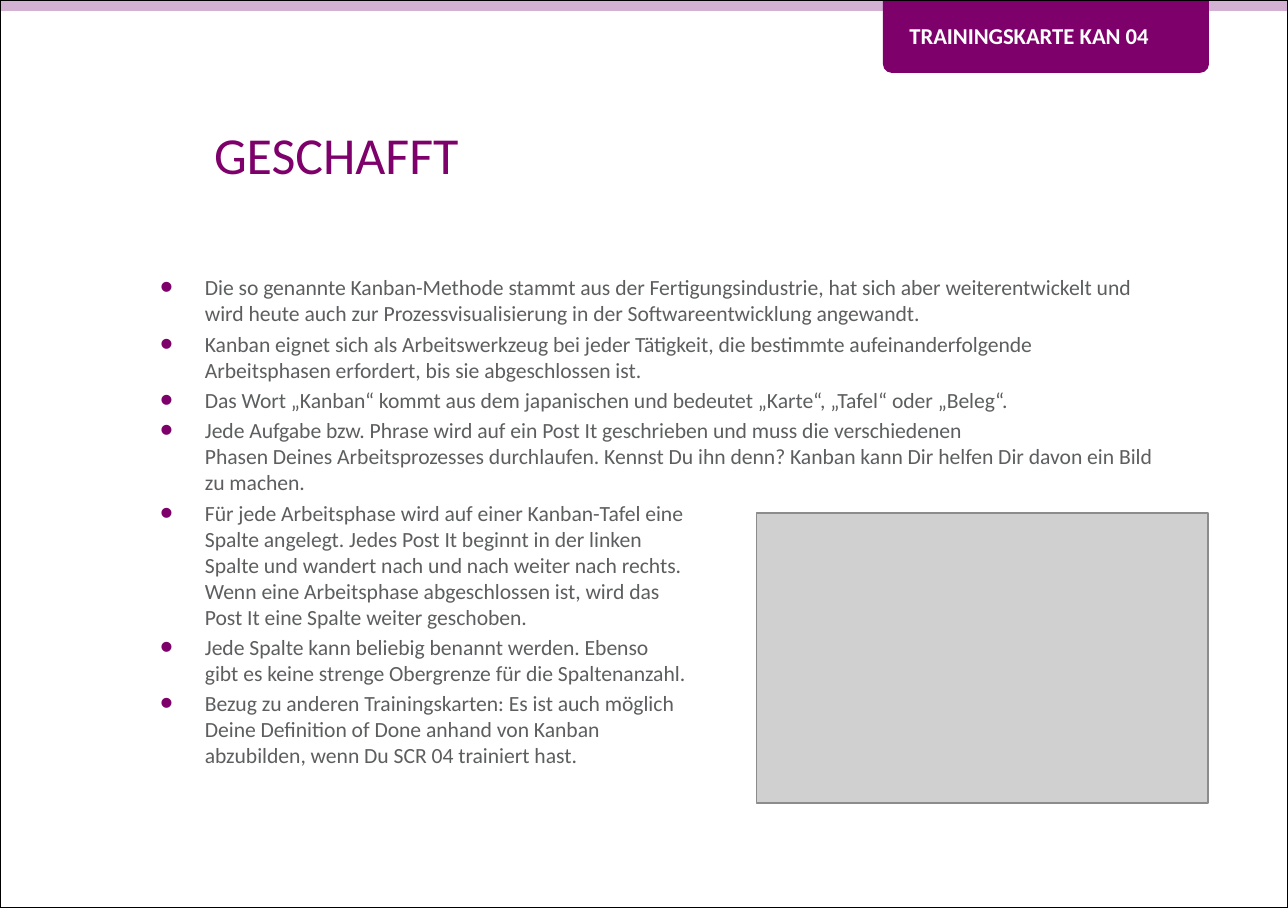
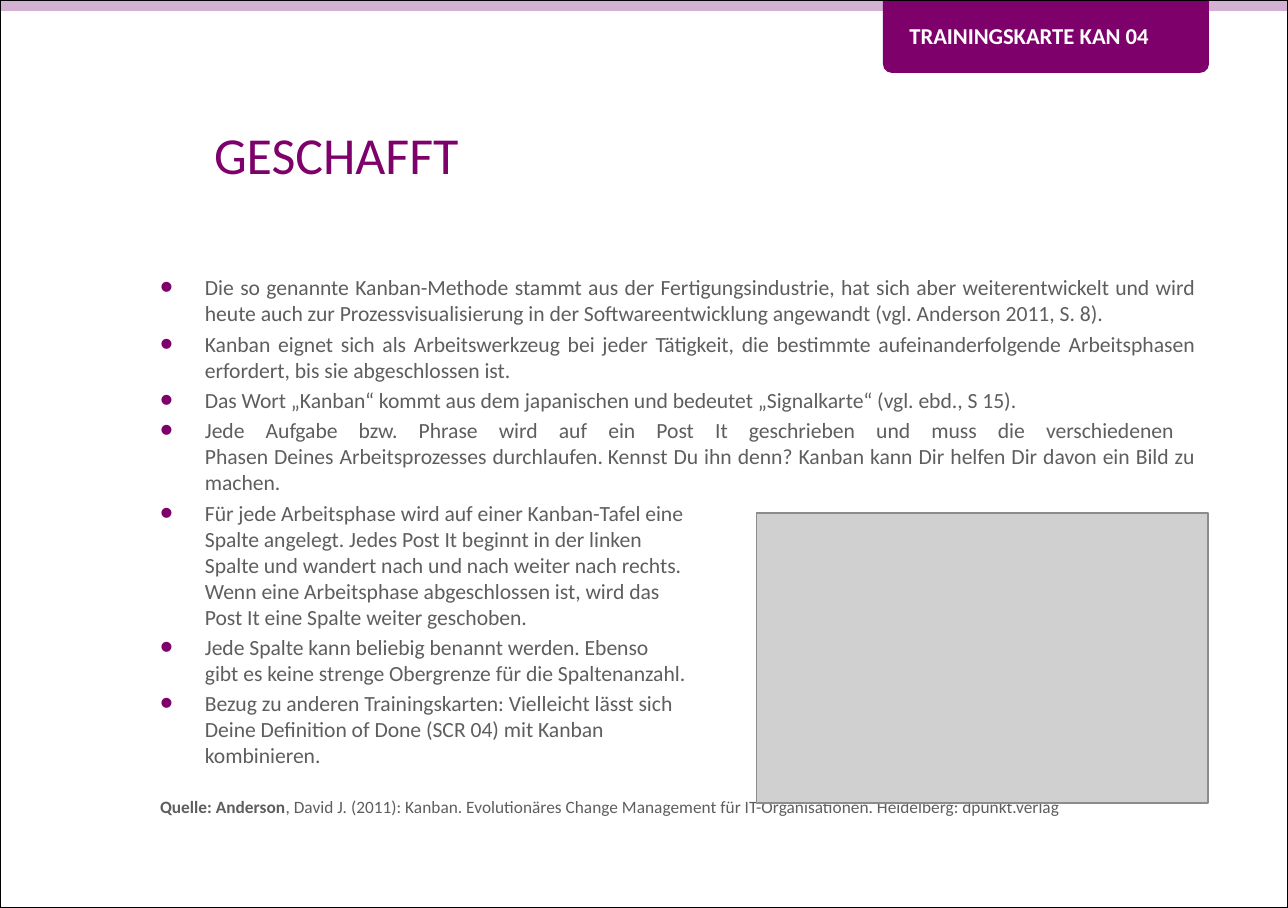
Before and after one commit to Teamtool/training-materials, a slide deck: slide 1 of training-cards/music moves/Kanban (KAN)/ger_KAN_04_Geschafft_MM_A.pptx. Drawn at 1288x908 pixels with LibreOffice and Linux fonts; fonts in the diff are those of the drawing; grey boxes stand for pictures; background and template pictures are left out. Boxes give left, top, right and bottom in pixels: in the first picture for what was removed or moved away, otherwise in the second. Text is boxed around its words. In the diff, an @@ line names an element or a change of style, - is before the commit and + after.

Commit message:
KAN 04 Blocksatz und Quelle

```diff
--- a/training-cards/music moves/Kanban (KAN)/ger_KAN_04_Geschafft_MM_A.pptx
+++ b/training-cards/music moves/Kanban (KAN)/ger_KAN_04_Geschafft_MM_A.pptx
@@ text at <box>205,280,1195,325</box>: text changed @@
-• Die so genannte Kanban-Methode stammt aus der Fertigungsindustrie, hat sich aber weiterentwickelt und wird heute auch zur Prozessvisualisierung in der Softwareentwicklung angewandt.
+• Die so genannte Kanban-Methode stammt aus der Fertigungsindustrie, hat sich aber weiterentwickelt und wird heute auch zur Prozessvisualisierung in der Softwareentwicklung angewandt (vgl. Anderson 2011, S. 8).
@@ text at <box>205,337,1195,490</box>: alignment left to justified @@
@@ text at <box>205,392,1016,412</box>: text changed @@
-• Das Wort „Kanban“ kommt aus dem japanischen und bedeutet „Karte“, „Tafel“ oder „Beleg“.
+• Das Wort „Kanban“ kommt aus dem japanischen und bedeutet „Signalkarte“ (vgl. ebd., S 15).
@@ text at <box>160,696,873,816</box>: text changed; size 10 to 8 pt @@
-• Bezug zu anderen Trainingskarten: Es ist auch möglich
-  Deine Definition of Done anhand von Kanban
-  abzubilden, wenn Du SCR 04 trainiert hast.
+• Bezug zu anderen Trainingskarten: Vielleicht lässt sich
+  Deine Definition of Done (SCR 04) mit Kanban
+  kombinieren.
+Quelle: Anderson, David J. (2011): Kanban. Evolutionäres Change Management für IT-Organisationen. Heidelberg: dpunkt.verlag
```
Also in this commit, not shown: 1 other slide changed, 1 other file.
